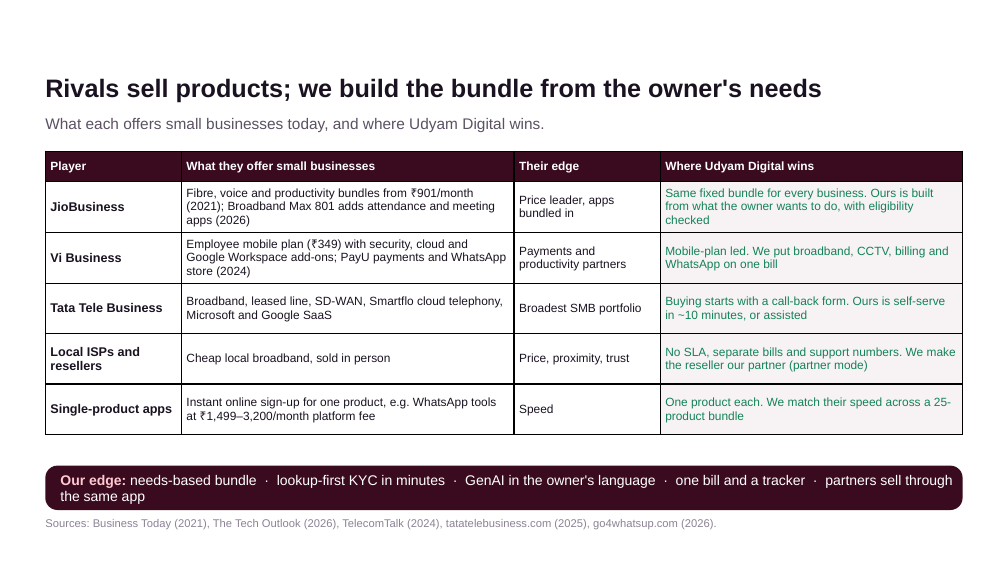
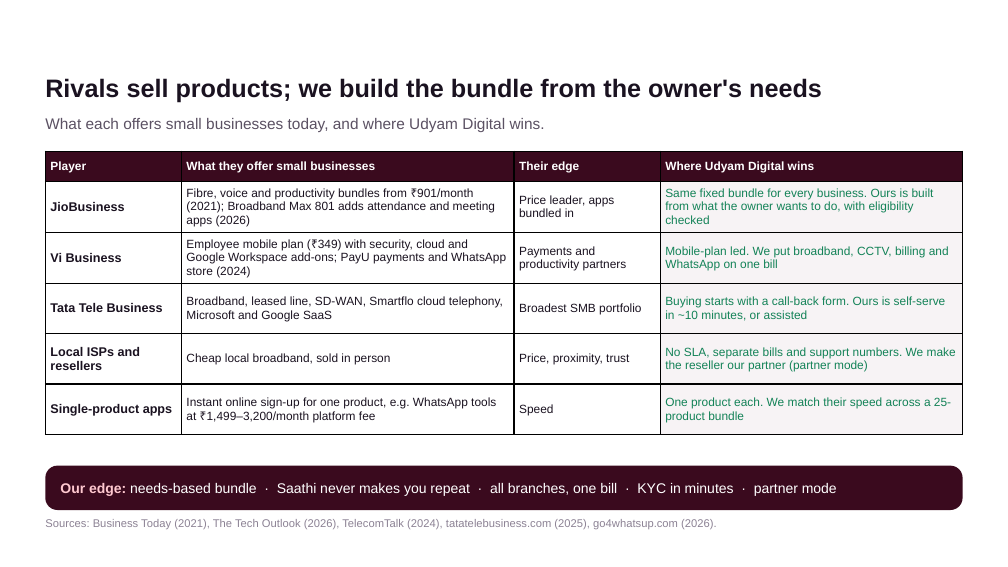
Before and after one commit to kaustubh3103/udyam-digital, a slide deck: slide 6 of docs/Team_JIO_Udyam_Digital.pptx. Drawn at 1008x567 pixels with LibreOffice and Linux fonts; fonts in the diff are those of the drawing; background and template pictures are left out. Boxes give left, top, right and bottom in pixels: in the first picture for what was removed or moved away, otherwise in the second. Text is boxed around its words. In the diff, an @@ line names an element or a change of style, - is before the commit and + after.

```diff
--- a/docs/Team_JIO_Udyam_Digital.pptx
+++ b/docs/Team_JIO_Udyam_Digital.pptx
@@ text at box(60, 483, 837, 496): text changed @@
-Our edge: needs-based bundle · lookup-first KYC in minutes · GenAI in the owner's language · one bill and a tracker · partners sell through the same app
+Our edge: needs-based bundle · Saathi never makes you repeat · all branches, one bill · KYC in minutes · partner mode
```
Also in this commit, not shown: 2 other slides changed, 1 slide added, 1 slide removed.
